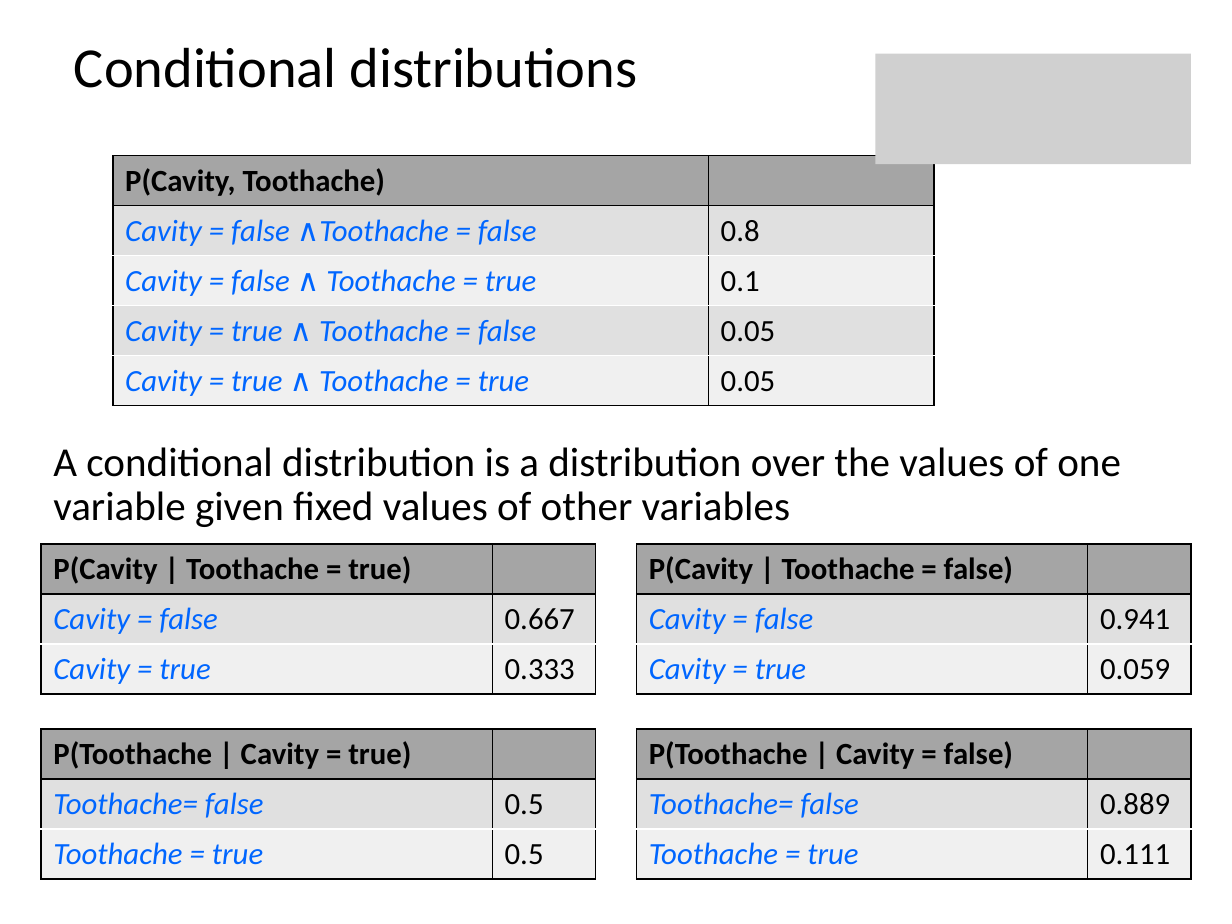
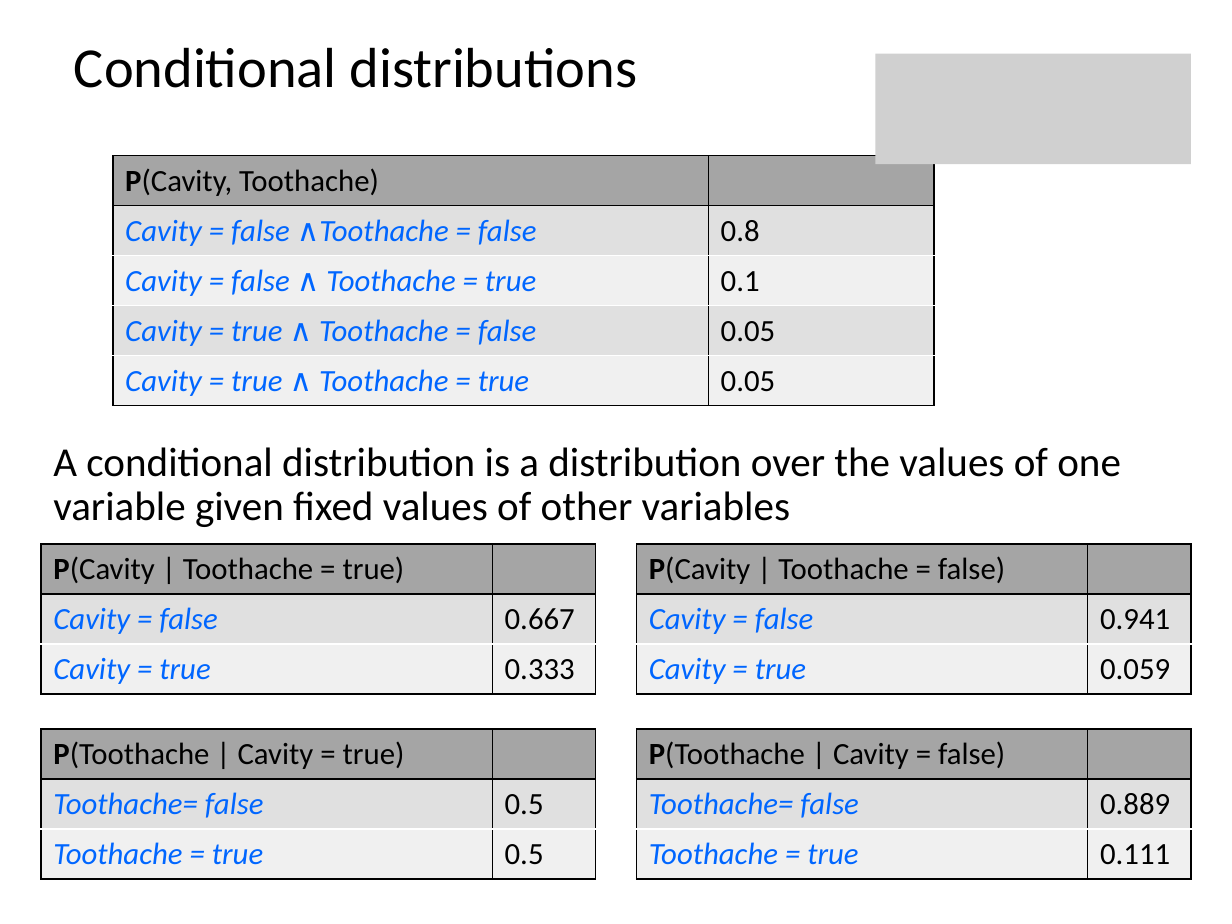
Before and after one commit to mhahsler/CS7320-AI, a slide deck: slide 17 of slides/12_uncertainty.pptx (slide 20 before the commit). Drawn at 1232x924 pixels with LibreOffice and Linux fonts; fonts in the diff are those of the drawing; grey boxes stand for pictures. Boxes give left, top, right and bottom in pixels: in the first picture for what was removed or moved away, otherwise in the second. Text is boxed around its words. In the diff, an @@ line names an element or a change of style, - is before the commit and + after.

```diff
--- a/slides/12_uncertainty.pptx
+++ b/slides/12_uncertainty.pptx
@@ table at box(113, 155, 934, 405) @@
@@ bold off in "P(Cavity, Toothache)" @@
@@ table at box(41, 545, 595, 695) @@
@@ bold off in "P(Cavity | Toothache = true)" @@
@@ table at box(637, 545, 1191, 695) @@
@@ bold off in "P(Cavity | Toothache = false)" @@
@@ table at box(41, 729, 595, 880) @@
@@ bold off in "P(Toothache | Cavity = true)" @@
@@ table at box(637, 729, 1191, 880) @@
@@ bold off in "P(Toothache | Cavity = false)" @@
```
Also in this commit, not shown: 16 other slides changed, 5 slides removed, 1 other file.
